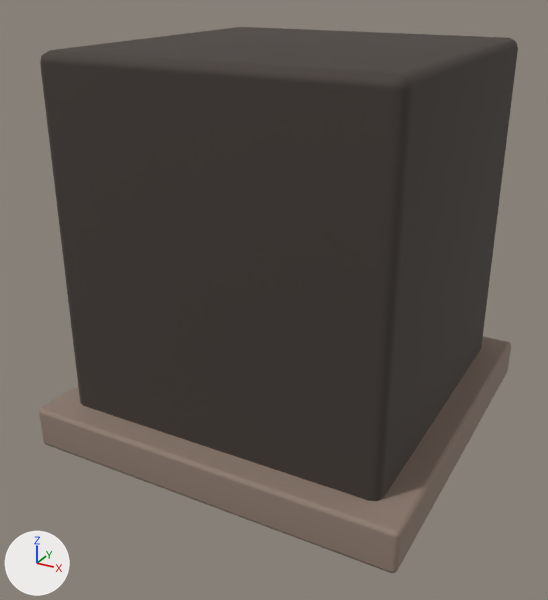
Before and after pictures for a commit that changed the Blender file tools/godot-campaign/structure-art/blend/refinery-base-1.blend.
The view is the same before and after, from a camera (50 mm lens) standing at (0.851, -1.665, 1.149) and looking at (-0.021, -0.079, 0.357). The axes (+X, +Y, +Z) are drawn at lower left. The lights are the same throughout. The first picture is the older version.

In view in the first picture: 'refinery_0', 'refinery_1'.
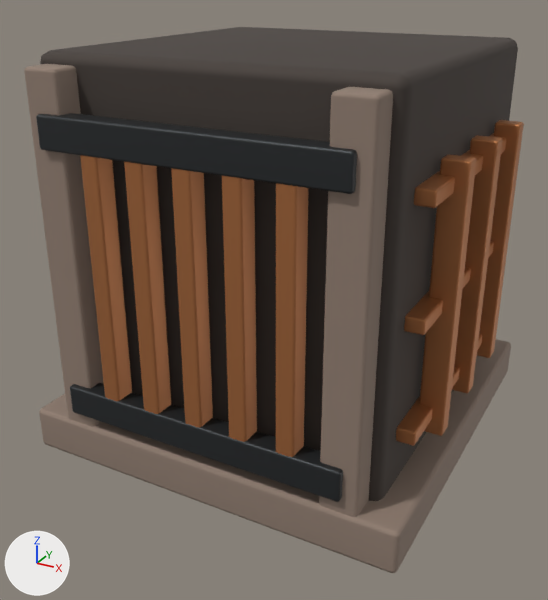
Boxes (x1, y1, x2, y2) around the edits, measured in the pictures (548 x 600 px):
'refinery_1', reshaped: before (39, 337, 511, 573); after (24, 64, 511, 573)
'refinery_3', reshaped (not visible before): after (80, 120, 524, 457)
'refinery_2', reshaped (not visible before): after (36, 113, 357, 502)
part 1 of me_cube_001, added (brown): after (24, 64, 104, 427)
part 2 of me_cube_001, added (brown): after (319, 87, 393, 517)
part 3 of me_cube_004, added (orange): after (80, 155, 132, 401)
part 4 of me_cube_004, added (orange): after (124, 162, 172, 414)
part 5 of me_cube_004, added (orange): after (171, 168, 213, 427)
part 6 of me_cube_004, added (orange): after (222, 176, 257, 442)
part 7 of me_cube_004, added (orange): after (276, 183, 309, 457)
part 8 of me_cube_004, added (orange): after (396, 120, 524, 446)
part 9 of me_cube_009, added: after (70, 383, 343, 502)
part 10 of me_cube_009, added: after (36, 113, 357, 194)

What the commit changed:
me_cube_001 is used by ob_refinery_1; location (0.0, 0.0, 0.0); rotation (1.571, 0.0, 0.0), in degrees (90, 0, 0).
me_cube_001 had 168 vertices, 162 faces and spanned x -0.49..0.49, y 0.0..0.96, z -0.49..0.49.
me_cube_001 now has 280 vertices, 270 faces and spans x -0.49..0.49, y 0.0..0.96, z -0.49..0.49.
me_cube_001 part 1: the loose piece of 56 vertices spanning x -0.395..-0.305, y 0.04..0.96, z -0.482..-0.398 is copied, and the copy is moved by (0.0, 0.0, 0.88); it spans x -0.395..-0.305, y 0.04..0.96, z 0.398..0.482.
me_cube_001 part 2: the loose piece of 56 vertices spanning x 0.305..0.395, y 0.04..0.96, z -0.482..-0.398 is copied, and the copy is moved by (0.0, 0.0, 0.88); it spans x 0.305..0.395, y 0.04..0.96, z 0.398..0.482.
me_cube_004 is used by ob_refinery_3; location (0.0, 0.0, 0.0); rotation (1.571, 0.0, 0.0), in degrees (90, 0, 0).
me_cube_004 had 280 vertices, 270 faces and spanned x -0.252..0.252, y 0.19..0.81, z -0.495..-0.44.
me_cube_004 now has 1232 vertices, 1188 faces and spans x -0.49..0.49, y 0.19..0.81, z -0.495..0.495.
me_cube_004 part 3: the loose piece of 56 vertices spanning x -0.252..-0.208, y 0.19..0.81, z -0.495..-0.44 is copied, and the copy is moved by (0.0, 0.0, 0.934); it spans x -0.252..-0.208, y 0.19..0.81, z 0.44..0.495.
me_cube_004 part 4: the loose piece of 56 vertices spanning x -0.138..-0.093, y 0.19..0.81, z -0.495..-0.44 is copied, and the copy is moved by (0.0, 0.0, 0.934); it spans x -0.138..-0.093, y 0.19..0.81, z 0.44..0.495.
me_cube_004 part 5: the loose piece of 56 vertices spanning x -0.023..0.023, y 0.19..0.81, z -0.495..-0.44 is copied, and the copy is moved by (0.0, 0.0, 0.934); it spans x -0.023..0.023, y 0.19..0.81, z 0.44..0.495.
me_cube_004 part 6: the loose piece of 56 vertices spanning x 0.093..0.138, y 0.19..0.81, z -0.495..-0.44 is copied, and the copy is moved by (0.0, 0.0, 0.934); it spans x 0.093..0.138, y 0.19..0.81, z 0.44..0.495.
me_cube_004 part 7: the loose piece of 56 vertices spanning x 0.208..0.252, y 0.19..0.81, z -0.495..-0.44 is copied, and the copy is moved by (0.0, 0.0, 0.934); it spans x 0.208..0.252, y 0.19..0.81, z 0.44..0.495.
me_cube_004 part 8: 336 vertices added at x 0.417..0.49, y 0.19..0.81, z -0.345..0.345.
Other edits to the shape of me_cube_004 do not show in these pictures.
me_cube_009 is used by ob_refinery_2; location (0.0, 0.0, 0.0); rotation (1.571, 0.0, 0.0), in degrees (90, 0, 0).
me_cube_009 had 112 vertices, 108 faces and spanned x -0.36..0.36, y 0.143..0.868, z -0.498..-0.442.
me_cube_009 now has 224 vertices, 216 faces and spans x -0.36..0.36, y 0.143..0.868, z -0.498..0.498.
me_cube_009 part 9: the loose piece of 56 vertices spanning x -0.36..0.36, y 0.143..0.218, z -0.498..-0.442 is copied, and the copy is moved by (0.0, 0.0, 0.94); it spans x -0.36..0.36, y 0.143..0.218, z 0.442..0.498.
me_cube_009 part 10: the loose piece of 56 vertices spanning x -0.36..0.36, y 0.792..0.868, z -0.498..-0.442 is copied, and the copy is moved by (0.0, 0.0, 0.94); it spans x -0.36..0.36, y 0.792..0.868, z 0.442..0.498.
